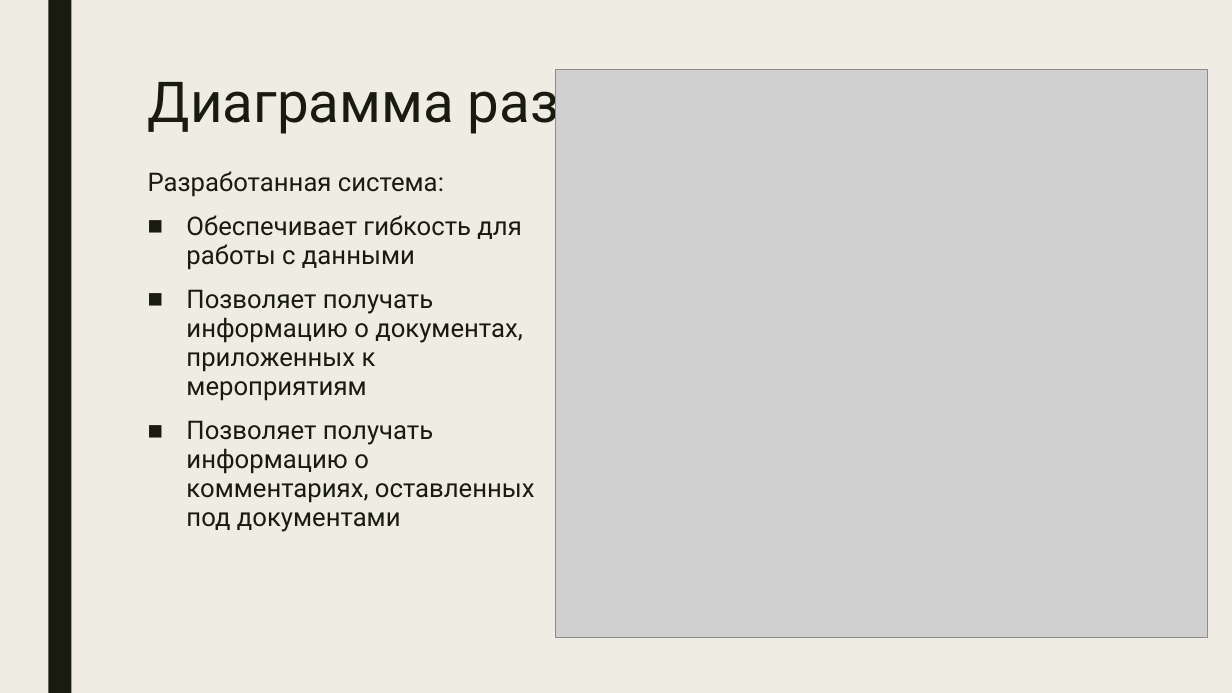
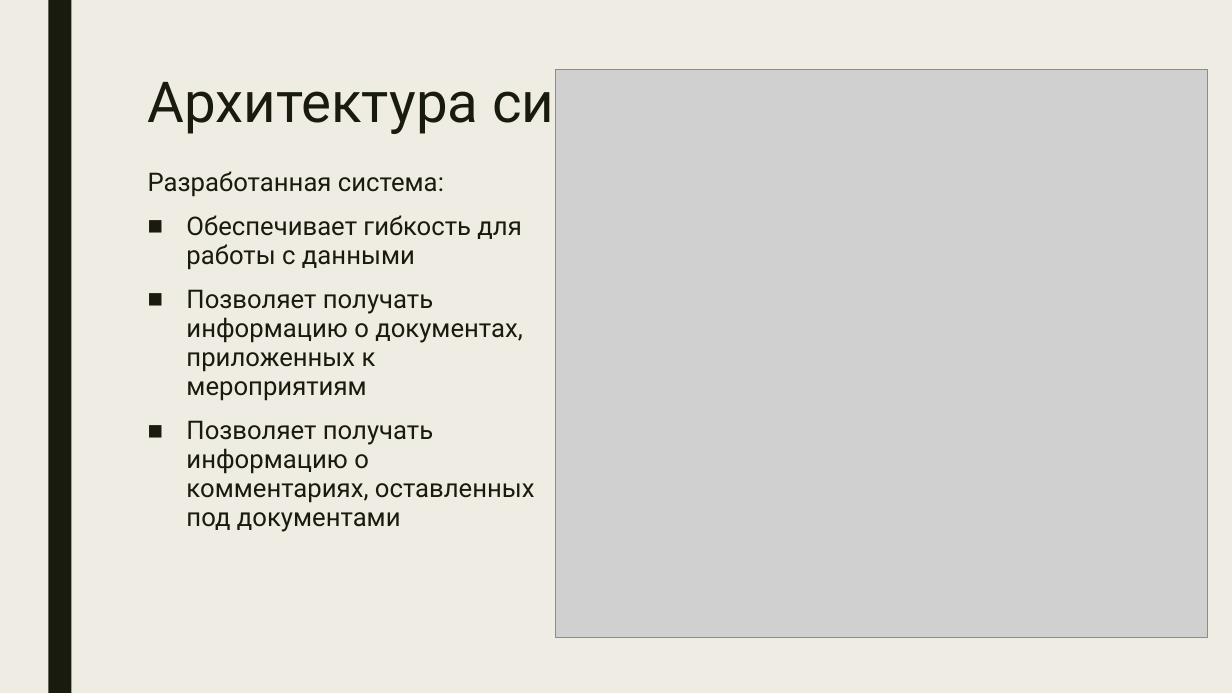
Before and after one commit to hhallva/RC2025, a slide deck: slide 13 of Документы/Сессия 6/Презентация/Презентация.pptx. Drawn at 1232x693 pixels with LibreOffice and Linux fonts; fonts in the diff are those of the drawing; grey boxes stand for pictures. Boxes give left, top, right and bottom in pixels: in the first picture for what was removed or moved away, otherwise in the second. Text is boxed around its words. In the diff, an @@ line names an element or a change of style, - is before the commit and + after.

```diff
--- a/Документы/Сессия 6/Презентация/Презентация.pptx
+++ b/Документы/Сессия 6/Презентация/Презентация.pptx
@@ title at [148, 70, 724, 135]: text changed @@
-Диаграмма развертывания
+Архитектура системы
```
Also in this commit, not shown: 2 other slides changed, 9 other files.
